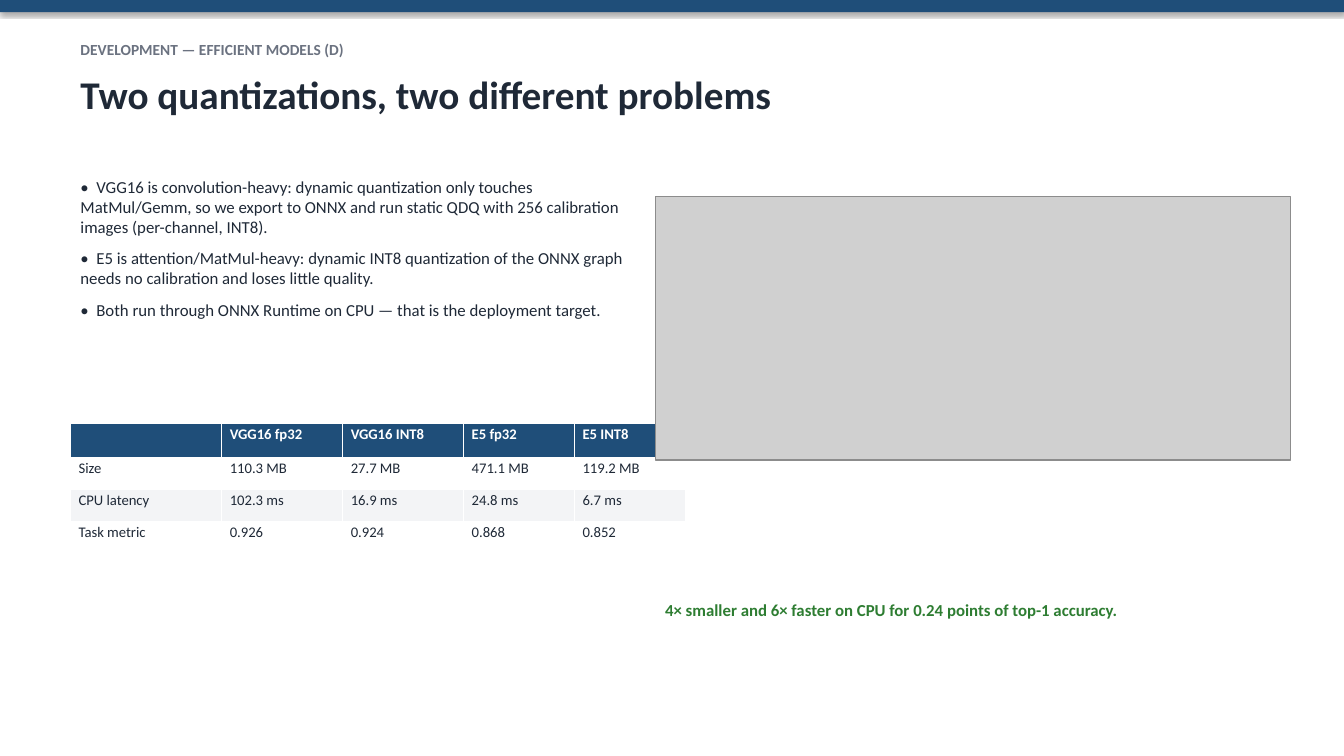
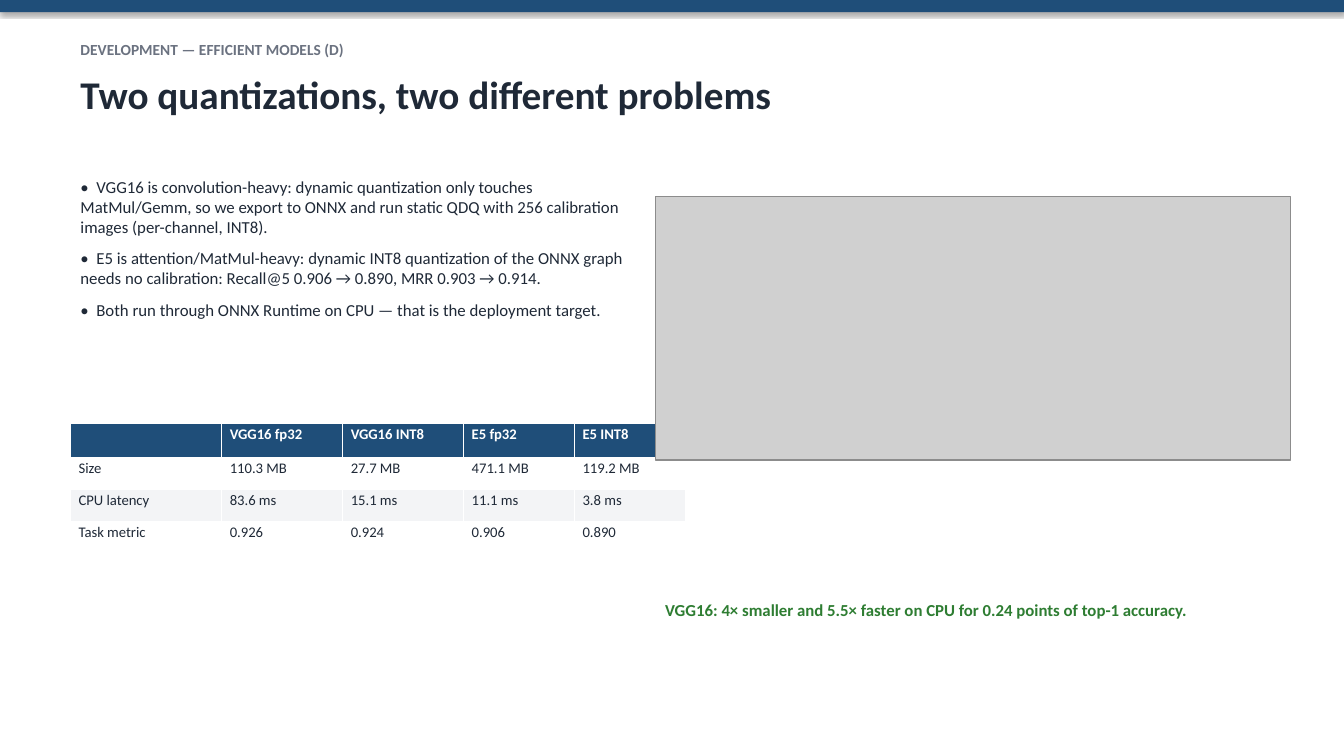
Before and after one commit to mehmeteminakkaya/swe015-food-recipe-finder, a slide deck: slide 9 of docs/slides.pptx. Drawn at 1344x756 pixels with LibreOffice and Linux fonts; fonts in the diff are those of the drawing; grey boxes stand for pictures. Boxes give left, top, right and bottom in pixels: in the first picture for what was removed or moved away, otherwise in the second. Text is boxed around its words. In the diff, an @@ line names an element or a change of style, - is before the commit and + after.

```diff
--- a/docs/slides.pptx
+++ b/docs/slides.pptx
@@ text at (80, 252, 622, 286): text changed @@
-• E5 is attention/MatMul-heavy: dynamic INT8 quantization of the ONNX graph needs no calibration and loses little quality.
+• E5 is attention/MatMul-heavy: dynamic INT8 quantization of the ONNX graph needs no calibration: Recall@5 0.906 → 0.890, MRR 0.903 → 0.914.
@@ table at (71, 423, 686, 553) @@
-row 3: CPU latency | 102.3 ms | 16.9 ms | 24.8 ms | 6.7 ms
+row 3: CPU latency | 83.6 ms | 15.1 ms | 11.1 ms | 3.8 ms
-row 4, column 4: 0.868
+row 4, column 4: 0.906
-row 4, column 5: 0.852
+row 4, column 5: 0.890
@@ text at (665, 604, 1187, 619): text changed @@
-4× smaller and 6× faster on CPU for 0.24 points of top-1 accuracy.
+VGG16: 4× smaller and 5.5× faster on CPU for 0.24 points of top-1 accuracy.
```
Also in this commit, not shown: 8 other slides changed, 23 other files.
